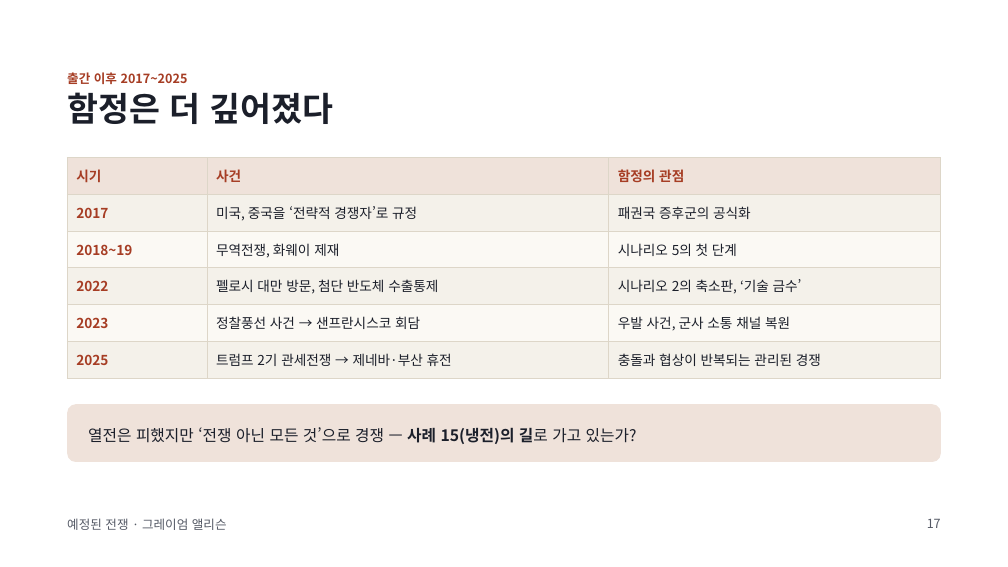
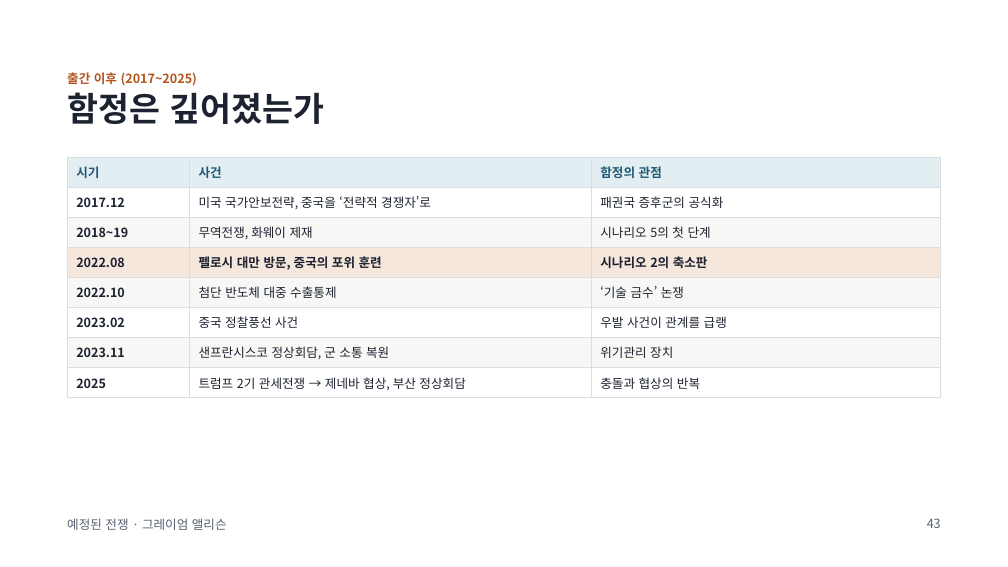
Before and after one commit to hpark1947/Politics, a slide deck: slide 43 of 발표자료/예정된 전쟁.pptx (slide 17 before the commit). Drawn at 1008x567 pixels with LibreOffice and Linux fonts; fonts in the diff are those of the drawing. Boxes give left, top, right and bottom in pixels: in the first picture for what was removed or moved away, otherwise in the second. Text is boxed around its words. In the diff, an @@ line names an element or a change of style, - is before the commit and + after.

```diff
--- a/발표자료/예정된 전쟁.pptx
+++ b/발표자료/예정된 전쟁.pptx
@@ text at <box>67,72,197,86</box>: text changed; text colour #A63D24 to #B5541C @@
-출간 이후 2017~2025
+출간 이후 (2017~2025)
@@ title at <box>67,92,324,124</box>: text changed; text colour #1B1F2A to #1C2230 @@
-함정은 더 깊어졌다
+함정은 깊어졌는가
@@ table at <box>67,157,941,394</box> @@
-row 2, column 1: 2017
+row 2, column 1: 2017.12
-row 2, column 2: 미국, 중국을 ‘전략적 경쟁자’로 규정
+row 2, column 2: 미국 국가안보전략, 중국을 ‘전략적 경쟁자’로
-row 4: 2022 | 펠로시 대만 방문, 첨단 반도체 수출통제 | 시나리오 2의 축소판, ‘기술 금수’
-row 5: 2023 | 정찰풍선 사건 → 샌프란시스코 회담 | 우발 사건, 군사 소통 채널 복원
-row 6: 2025 | 트럼프 2기 관세전쟁 → 제네바·부산 휴전 | 충돌과 협상이 반복되는 관리된 경쟁
+row 4: 2022.08 | 펠로시 대만 방문, 중국의 포위 훈련 | 시나리오 2의 축소판
+row 5: 2022.10 | 첨단 반도체 대중 수출통제 | ‘기술 금수’ 논쟁
+row 6: 2023.02 | 중국 정찰풍선 사건 | 우발 사건이 관계를 급랭
+row 7: 2023.11 | 샌프란시스코 정상회담, 군 소통 복원 | 위기관리 장치
+row 8: 2025 | 트럼프 2기 관세전쟁 → 제네바 협상, 부산 정상회담 | 충돌과 협상의 반복
@@ rounded rectangle removed at <box>67,405,941,462</box> @@
@@ text removed at <box>88,427,637,444</box> @@
-열전은 피했지만 ‘전쟁 아닌 모든 것’으로 경쟁 — 사례 15(냉전)의 길로 가고 있는가?
@@ page number at <box>927,518,941,528</box>: text changed; text colour #555A66 to #586070 @@
-17
+43
```
Also in this commit, not shown: 16 other slides changed, 35 slides added, 3 slides removed.
